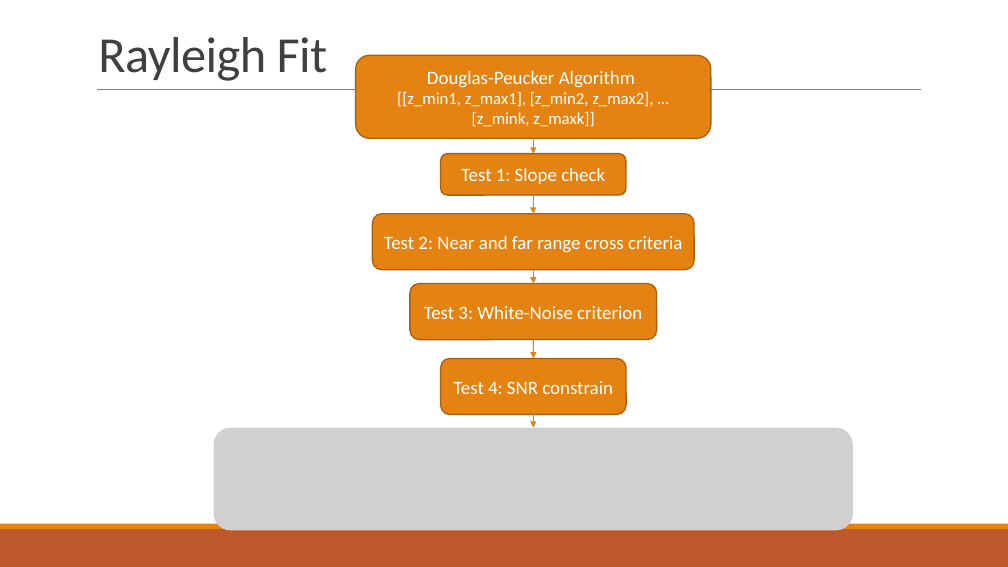
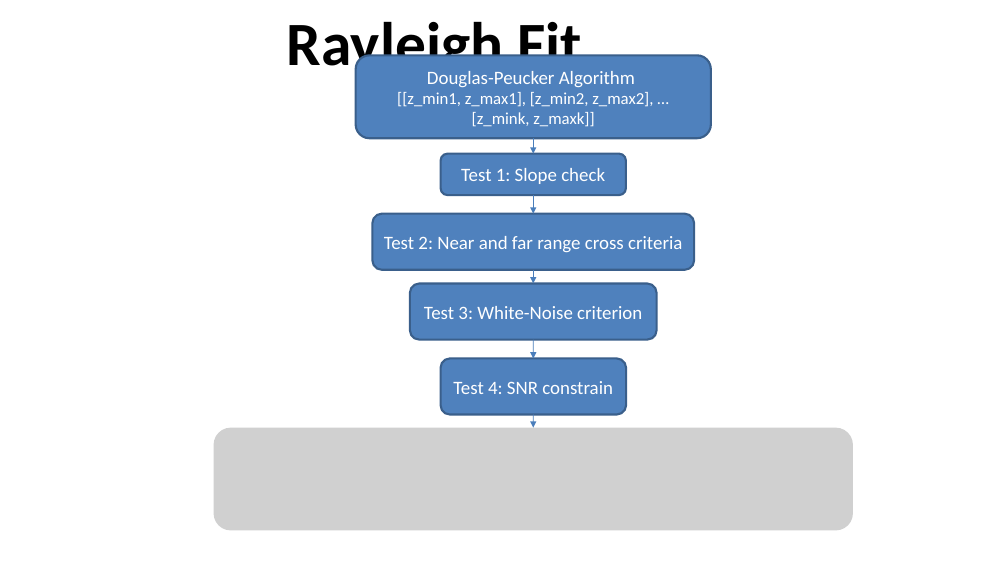
Before and after one commit to PollyNET/Pollynet_Processing_Chain, a slide deck: slide 12 of doc/Pollynet_Processing_Chain.pptx. Drawn at 1008x567 pixels with LibreOffice and Linux fonts; fonts in the diff are those of the drawing; grey boxes stand for pictures; background and template pictures are left out. Boxes give left, top, right and bottom in pixels: in the first picture for what was removed or moved away, otherwise in the second. Text is boxed around its words. In the diff, an @@ line names an element or a change of style, - is before the commit and + after.

```diff
--- a/doc/Pollynet_Processing_Chain.pptx
+++ b/doc/Pollynet_Processing_Chain.pptx
@@ title "Rayleigh Fit": place and size @@
-title "Rayleigh Fit" at [98, 37, 327, 81]
+title "Rayleigh Fit" at [287, 14, 582, 80]
@@ title "Rayleigh Fit" at [287, 14, 582, 80]: size 48 to 58.7 pt, text colour #404040 to #000000, letter spacing -0.5 to 0 pt, bold on; alignment left to centre; line spacing 0.85 to 1; vertical alignment bottom to top @@
@@ line removed from (97, 89) to (921, 89) @@
@@ arrow (533, 138) - (533, 154): stroke #E48312 1 pt to #4B7EBC 0.75 pt @@
@@ arrow (533, 195) - (533, 214): stroke #E48312 1 pt to #4B7EBC 0.75 pt @@
@@ arrow (533, 270) - (533, 284): stroke #E48312 1 pt to #4B7EBC 0.75 pt @@
@@ fill #E48312 to #4F81BD; outline #A9610D 1.25 pt to #3A5F8C 2 pt in 5 elements at [355, 55, 711, 138], [441, 154, 626, 195], [373, 214, 695, 270], [410, 284, 656, 340], [441, 358, 626, 414] @@
@@ arrow (533, 340) - (534, 358): stroke #E48312 1 pt to #4B7EBC 0.75 pt @@
@@ arrow (534, 414) - (533, 428): stroke #E48312 1 pt to #4B7EBC 0.75 pt @@
@@ rectangle removed at [0, 529, 1008, 567] @@
@@ rectangle removed at [0, 524, 1008, 529] @@
```
Also in this commit, not shown: 9 other slides changed, 3 slides added, 2 slides removed, 3 other files.
